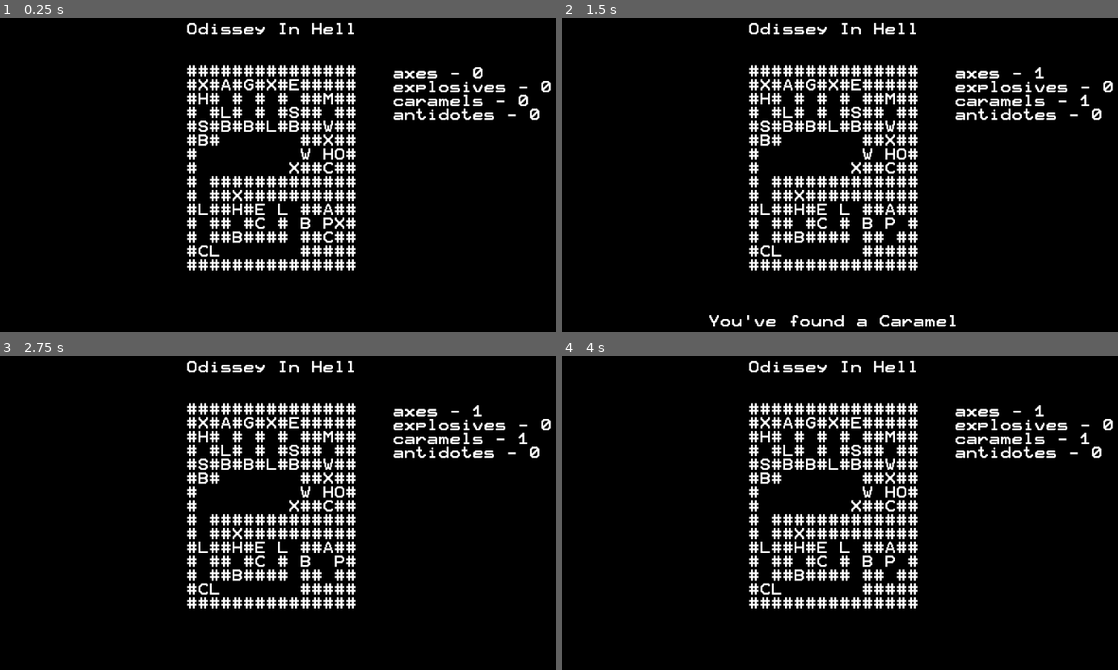
Above: before the commit, frames 1-4 (two rows, left to right).
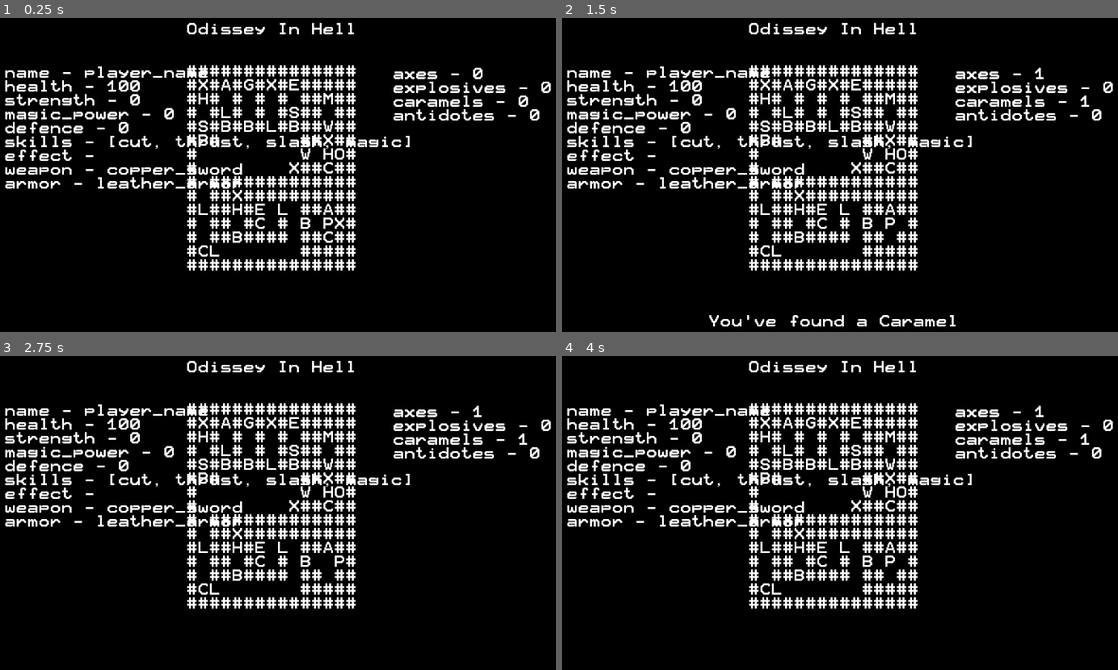
Above: after the commit, the same moments.

Repository: Dukebot/Odissey-in-Hell
Game: Godot game, scene res://src/Main.tscn
Same seed, same stepped clock (60 frames per second), same inputs: the game is played once before the commit and once after it.
Inputs:
- Up to frame 1 (0.25 s): no input
- Up to frame 2 (1.5 s): tap Enter at 0.5 s; hold Right (move_right) 0.53-1.28 s; tap N (no) at 0.6 s; tap Y (yes) at 0.8, 1.35 s; tap Space at 1.25 s; hold Down (move_down) from 1.28 s (still down)
- Up to frame 3 (2.75 s): tap N (no) at 1.55, 2.1 s; tap Enter at 2 s; release Down (move_down) at 2.03 s; hold Right (move_right) from 2.03 s (still down); tap Y (yes) at 2.3 s
- Up to frame 4 (4 s): tap Space at 2.75 s; release Right (move_right) at 2.78 s; hold Up (move_up) 2.78-3.53 s; tap Y (yes) at 2.85, 3.8 s; tap N (no) at 3.05, 3.6 s; tap Enter at 3.5 s; hold Left (move_left) from 3.53 s (still down)

The runs differ from the first frame. In frame 1, 5.1% of the frame differs, in the area x 0-100%, y 15-55%; in frame 2, 5.1%; in frame 3, 5.1%; in frame 4, 5.1%.

Commit message:
Refactor

Diff:
--- a/game_data/skills.json
+++ b/json/skills.json
@@ -5,105 +5,105 @@
 		"is_magic": false,
 		"accuracy": 1.0,
 		"effect": ""
-	}
+	},
 	"thrust": {
 		"name": "Thrust",
 		"power": 15,
 		"is_magic": false,
 		"accuracy": 0.85,
 		"effect": ""
-	}
+	},
 	"slash": {
 		"name": "Slash",
 		"power": 40,
 		"is_magic": false,
 		"accuracy": 0.55,
 		"effect": ""
-	}
+	},
 	"magic": {
 		"name": "Magic",
 		"power": 60,
 		"is_magic": true,
 		"accuracy": 0.90,
 		"effect": ""
-	}
+	},
 	"spit": {
 		"name": "Spit",
 		"power": 0,
 		"is_magic": false,
 		"accuracy": 0.50,
 		"effect": "poison"
-	}
+	},
 	"scratch": {
 		"name": "Scratch",
 		"power": 7,
 		"is_magic": false,
 		"accuracy": 0.80,
 		"effect": ""
-	}
+	},
 	"black_magic": {
 		"name": "Black Magic",
 		"power": 10,
 		"is_magic": true,
 		"accuracy": 0.75,
 		"effect": ""
-	}
+	},
 	"kiss": {
 		"name": "Kiss",
 		"power": 0,
 		"is_magic": true,
 		"accuracy": 0.50,
 		"effect": "paralysis"
-	}
+	},
 	"knives": {
 		"name": "Knives",
 		"power": 10,
 		"is_magic": false,
 		"accuracy": 0.80,
 		"effect": ""
-	}
+	},
 	"fireball": {
 		"name": "Fireball",
 		"power": 15,
 		"is_magic": true,
 		"accuracy": 0.75,
 		"effect": ""
-	}
+	},
 	"electroshock": {
 		"name": "Electroshock",
 		"power": 0,
 		"is_magic": true,
 		"accuracy": 0.50,
 		"effect": "stun"
-	}
+	},
 	"shot": {
 		"name": "Shot",
 		"power": 20,
 		"is_magic": false,
 		"accuracy": 0.80,
 		"effect": ""
-	}
+	},
 	"lightning": {
 		"name": "Lightning",
 		"power": 25,
 		"is_magic": true,
 		"accuracy": 0.75,
 		"effect": ""
-	}
+	},
 	"heal": {
 		"name": "Heal",
 		"power": 75,
 		"is_magic": true,
 		"accuracy": 1.0,
 		"effect": ""
-	}
+	},
 	"mace": {
 		"name": "Mace",
 		"power": 30,
 		"is_magic": false,
 		"accuracy": 0.80,
 		"effect": ""
-	}
+	},
 	"death_dance": {
 		"name": "Death Dance",
 		"power": 40,
--- a/project.godot
+++ b/project.godot
@@ -10,12 +10,36 @@
 
 _global_script_classes=[ {
 "base": "Node",
+"class": "CombatState",
+"language": "GDScript",
+"path": "res://src/CombatState.gd"
+}, {
+"base": "Node",
+"class": "Drawer",
+"language": "GDScript",
+"path": "res://src/Draw.gd"
+}, {
+"base": "Node",
 "class": "GameData",
 "language": "GDScript",
-"path": "res://src/GameData.gd"
+"path": "res://src/game_data/GameData.gd"
+}, {
+"base": "Node",
+"class": "MoveState",
+"language": "GDScript",
+"path": "res://src/MoveState.gd"
+}, {
+"base": "Node",
+"class": "UseItemState",
+"language": "GDScript",
+"path": "res://src/UseItemState.gd"
 } ]
 _global_script_class_icons={
-"GameData": ""
+"CombatState": "",
+"Drawer": "",
+"GameData": "",
+"MoveState": "",
+"UseItemState": ""
 }
 
 [application]
@@ -26,7 +50,7 @@
 
 [autoload]
 
-Utils="*res://src/Utils.gd"
+Utils="*res://src/singletons/Utils.gd"
 
 [gui]
 
--- /dev/null
+++ b/src/CombatState.gd
@@ -0,0 +1,47 @@
+class_name CombatState extends Node
+
+var fight_current_turn = 0
+var fight_current_enemy = {}
+
+var player
+var skills
+
+onready var main = get_parent()
+
+
+func init():
+	player = main.player
+	skills = main.skills
+
+
+func process_state() -> void:
+	print("I am on combat state")
+	if fight_current_turn == 0:
+		print("Player attacks")
+
+		var text = "Select your attack:"
+		for skill in player["skills"]:
+			text += "\n" + skill
+		main.show_message(text)
+
+		var skill_key
+
+		if Input.is_action_just_pressed("skill_1"):
+			skill_key = player["skills"][0]
+		elif Input.is_action_just_pressed("skill_2"):
+			skill_key = player["skills"][1]
+		elif Input.is_action_just_pressed("skill_3"):
+			skill_key = player["skills"][2]
+
+		if skill_key:
+			var skill = skills[skill_key]
+			fight_current_enemy["healh"] = fight_current_enemy["health"] - player["strength"] + skill["power"] - fight_current_enemy["defense"]
+	else:
+		print("Enemy turn...")
+		var enemy_skill_keys = fight_current_enemy["skills"]
+		var rand_skill_index = Utils.get_random_array_index(enemy_skill_keys)
+		var skill_key = enemy_skill_keys[rand_skill_index]
+		var skill = skills[skill_key]
+
+		player["healh"] = player["health"] - fight_current_enemy["strength"] + skill["power"] - player["defense"]
+		pass
--- /dev/null
+++ b/src/Draw.gd
@@ -0,0 +1,31 @@
+class_name Drawer extends Node
+
+
+onready var main = get_parent()
+
+
+func draw() -> void:
+	draw_map(main.map_label, main.map)
+	draw_player_stats(main.player_stats_label, main.player)
+	draw_inventory(main.inventory_items_label, main.inventory)
+
+
+func draw_map(map_label, map):
+	map_label.text = ""
+	for i in map.size():
+		for j in map[i].size():
+			map_label.text += map[i][j]
+			if j == map.size() - 1:
+				map_label.text += "\n"
+
+
+func draw_player_stats(player_stats_label, player):
+	player_stats_label.text = ""
+	for key in player.keys():
+		player_stats_label.text += key + " - " + str(player[key]) + "\n"
+
+
+func draw_inventory(inventory_items_label, inventory):
+	inventory_items_label.text = ""
+	for key in inventory.keys():
+		inventory_items_label.text += key + " - " + str(inventory[key]) + "\n"
--- a/src/GameData.gd
+++ /dev/null
@@ -1,20 +0,0 @@
-class_name GameData extends Node
-
-onready var map = get_json_result("game_data/map.json")
-onready var characters = get_json_result("game_data/characters.json")
-onready var inventory = get_json_result("game_data/inventory.json")
-onready var items = get_json_result("game_data/items.json")
-onready var skills = get_json_result("game_data/skills.json")
-
-
-func _ready():
-	print(map)
-
-
-static func get_json_result(json_path: String):
-	var file = File.new()
-	file.open(json_path, file.READ)
-	var json_string = file.get_as_text()
-	var json_result = JSON.parse(json_string).result
-	file.close()
-	return json_result
--- a/src/Main.gd
+++ b/src/Main.gd
@@ -4,19 +4,17 @@
 
 var game_state = GameState.MOVE
 
-var player_x: int
-var player_y: int
+onready var game_data = $GameData
+onready var drawer = $Drawer
 
-var use_item: String = ""
-var use_item_x: int
-var use_item_y: int
-
-var fight_current_turn = 0
-var fight_current_enemy = {}
-
-onready var game_data = $GameData
+onready var move_state = $MoveState
+onready var use_item_state = $UseItemState
+onready var combat_state = $CombatState
 
 onready var map_label = $MapLabel
+onready var player_stats_label = $PlayerStats
+onready var inventory_items_label = $InventoryItems
+
 onready var text_output_label = $TextOutput
 
 onready var map = game_data.map
@@ -28,192 +26,37 @@
 
 
 func _ready():
-	draw_map()
-	init_player_position()
-
-
-func draw_map():
-	map_label.text = ""
-	for i in map.size():
-		for j in map[i].size():
-			map_label.text += map[i][j]
-			if j == map.size() - 1:
-				map_label.text += "\n"
-
-	var inventory_items_label = $InventoryItems
-	inventory_items_label.text = ""
-	for key in inventory.keys():
-		inventory_items_label.text += key + " - " + str(inventory[key]) + "\n"
-
-
-func init_player_position():
-	for i in map.size():
-		for j in map[i].size():
-			if map[i][j] == "P":
-				player_x = i
-				player_y = j
+	move_state.init()
+	use_item_state.init()
+	combat_state.init()
+	drawer.draw()
 
 
 func _process(delta):
 	if game_state == GameState.MOVE:
-		move_state()
+		move_state.process_state()
 	elif game_state == GameState.USE_ITEM:
-		use_item_state()
+		use_item_state.process_state()
 	elif game_state == GameState.COMBAT:
-		combat_state()
+		combat_state.process_state()
+	drawer.draw()
 
 
-func move_state():
-	if Input.is_action_just_pressed("move_up"):
-		move(player_x - 1, player_y)
-	elif Input.is_action_just_pressed("move_down"):
-		move(player_x + 1, player_y)
-	elif Input.is_action_just_pressed("move_left"):
-		move(player_x, player_y - 1)
-	elif Input.is_action_just_pressed("move_right"):
-		move(player_x, player_y + 1)
-
-
-func use_item_state():
-	if Input.is_action_just_pressed("yes"):
-		inventory[use_item] -= 1
-
-		if map[use_item_x][use_item_y] == "B":
-			map[use_item_x][use_item_y] = " "
-			show_message("You destroy the Barred Door with your Ax")
-
-		elif map[use_item_x][use_item_y] == "W":
-			map[use_item_x][use_item_y] = " "
-			show_message("You destroy the Cracked Wall with your Explosive")
-
-		game_state = GameState.MOVE
-		draw_map()
-
-	elif Input.is_action_just_pressed("no"):
-		show_message("")
-		game_state = GameState.MOVE
-
-
-func combat_state():
-	if fight_current_turn == 0:
-		var text = "Select your attack:"
-		for skill in player["skills"]:
-			text += "\n" + skill
-		show_message(text)
-		if Input.is_action_just_pressed("skill_1"):
-			pass
-		elif Input.is_action_just_pressed("skill_2"):
-			pass
-		elif Input.is_action_just_pressed("skill_3"):
-			pass
-	else:
-		print("Enemy turn...")
-		var enemy_skill_keys = fight_current_enemy["skills"]
-		var rand_skill_index = Utils.get_random_array_index(enemy_skill_keys)
-		var skill_key = enemy_skill_keys[rand_skill_index]
-		var skill = skills[skill_key]
-
-		player["healh"] = player["health"] - fight_current_enemy["strength"] + skill["power"] - player["defense"]
-		pass
-
-
-func move(x, y):
-	#Basic Movement
-	if map[x][y] == "#":
-		show_message("You smash your face against a wall")
-	elif map[x][y] == " ":
-		set_player_pos(x, y)
-		show_message("")
-
-	#Grab item movement
-	elif map[x][y] == "X":
-		inventory["axes"] += 1
-		map[x][y] = " "
-		show_message("You've found an Ax")
-
-	elif map[x][y] == "A":
-		inventory["antidotes"] += 1
-		map[x][y] = " "
-		show_message("You've found an Antidote")
-
-	elif map[x][y] == "C":
-		inventory["caramels"] += 1
-		map[x][y] = " "
-		show_message("You've found a Caramel")
-
-	elif map[x][y] == "E":
-		inventory["explosives"] += 1
-		map[x][y] = " "
-		show_message("You've found an Explosive")
-
-	elif map[x][y] == "M":
-		player["weapon"] = "masamune"
-		map[x][y] = " "
-		show_message("You've found the Masamune!")
-
-	elif map[x][y] == "O":
-		player["armor"] = "onyx_armor"
-		map[x][y] = " "
-		show_message("You've found the Onyx Armor!")
-
-	elif map[x][y] == "N":
-		player["weapon"] = "necronomicon"
-		map[x][y] = " "
-		show_message("You've found the Necronomicon!")
-
-	#Use item
-	elif map[x][y] == "B":
-		if inventory["axes"] > 0:
-			show_message("Do you want to use an Ax to destroy the Barred Door?\n\nY/N")
-			set_use_item_state("axes", x, y)
-		else:
-			show_message("You need an Ax to destroy a Barred Door")
-
-	elif map[x][y] == "W":
-		if inventory["explosives"] > 0:
-			show_message("Do you want to use an Explosive to destroy the Cracked Wall?\n\nY/N")
-			set_use_item_state("explosives", x, y)
-		else:
-			show_message("You need an Explosive to destroy a Cracked Wall")
-
-	#Enemy combat
-	elif map[x][y] == "L":
-		show_message("TODO combat with enemy")
-		map[x][y] = " "
-
-	elif map[x][y] == "S":
-		show_message("TODO combat with enemy")
-		map[x][y] = " "
-
-	elif map[x][y] == "H":
-		show_message("TODO combat with enemy")
-		map[x][y] = " "
-
-	elif map[x][y] == "G":
-		show_message("TODO combat with enemy")
-		map[x][y] = " "
-
-	draw_map()
-
-
-func set_player_pos(x: int, y: int) -> void:
-	map[player_x][player_y] = " "
-	map[x][y] = "P"
-	player_x = x
-	player_y = y
+func set_move_state():
+	game_state = GameState.MOVE
 
 
 func set_use_item_state(item_name: String, target_x: int, target_y: int) -> void:
 	game_state = GameState.USE_ITEM
-	use_item = item_name
-	use_item_x = target_x
-	use_item_y = target_y
+	use_item_state.use_item = item_name
+	use_item_state.use_item_x = target_x
+	use_item_state.use_item_y = target_y
 
 
-func set_combat_state(enemy_key: String):
-	game_state = GameState.USE_ITEM
-	fight_current_enemy = 0
-	fight_current_enemy = characters[enemy_key].duplicate()
+func set_combat_state(enemy_key: String) -> void:
+	game_state = GameState.COMBAT
+	combat_state.fight_current_turn = 0
+	combat_state.fight_current_enemy = characters[enemy_key].duplicate()
 
 
 func show_message(text: String) -> void:
--- a/src/Main.tscn
+++ b/src/Main.tscn
@@ -1,7 +1,11 @@
-[gd_scene load_steps=3 format=2]
+[gd_scene load_steps=7 format=2]
 
 [ext_resource path="res://src/Main.gd" type="Script" id=1]
-[ext_resource path="res://src/GameData.gd" type="Script" id=2]
+[ext_resource path="res://src/game_data/GameData.tscn" type="PackedScene" id=2]
+[ext_resource path="res://src/Draw.gd" type="Script" id=3]
+[ext_resource path="res://src/UseItemState.gd" type="Script" id=4]
+[ext_resource path="res://src/MoveState.gd" type="Script" id=5]
+[ext_resource path="res://src/CombatState.gd" type="Script" id=6]
 
 [node name="Main" type="Control"]
 anchor_right = 1.0
@@ -11,8 +15,19 @@
 "_edit_use_anchors_": false
 }
 
-[node name="GameData" type="Node" parent="."]
-script = ExtResource( 2 )
+[node name="GameData" parent="." instance=ExtResource( 2 )]
+
+[node name="Drawer" type="Node" parent="."]
+script = ExtResource( 3 )
+
+[node name="MoveState" type="Node" parent="."]
+script = ExtResource( 5 )
+
+[node name="UseItemState" type="Node" parent="."]
+script = ExtResource( 4 )
+
+[node name="CombatState" type="Node" parent="."]
+script = ExtResource( 6 )
 
 [node name="GameTitle" type="Label" parent="."]
 margin_right = 1024.0
@@ -49,6 +64,18 @@
 
 [node name="InventoryItems" type="Label" parent="."]
 margin_left = 704.0
-margin_top = 128.0
+margin_top = 129.0
 margin_right = 896.0
-margin_bottom = 448.0
+margin_bottom = 449.0
+__meta__ = {
+"_edit_use_anchors_": false
+}
+
+[node name="PlayerStats" type="Label" parent="."]
+margin_left = 89.0
+margin_top = 127.0
+margin_right = 281.0
+margin_bottom = 447.0
+__meta__ = {
+"_edit_use_anchors_": false
+}
--- /dev/null
+++ b/src/MoveState.gd
@@ -0,0 +1,122 @@
+class_name MoveState extends Node
+
+var player_x: int
+var player_y: int
+
+var map
+var player
+var inventory
+
+onready var main = get_parent()
+
+
+func init():
+	map = main.map
+	player = main.player
+	inventory = main.inventory
+
+	for i in map.size():
+		for j in map[i].size():
+			if map[i][j] == "P":
+				player_x = i
+				player_y = j
+
+
+func process_state() -> void:
+	if Input.is_action_just_pressed("move_up"):
+		move(player_x - 1, player_y)
+	elif Input.is_action_just_pressed("move_down"):
+		move(player_x + 1, player_y)
+	elif Input.is_action_just_pressed("move_left"):
+		move(player_x, player_y - 1)
+	elif Input.is_action_just_pressed("move_right"):
+		move(player_x, player_y + 1)
+
+
+func move(x: int, y: int) -> void:
+	#Basic Movement
+	if map[x][y] == "#":
+		show_message("You smash your face against a wall")
+	elif map[x][y] == " ":
+		set_player_pos(x, y)
+		show_message("")
+
+	#Grab item
+	elif map[x][y] == "X":
+		inventory["axes"] += 1
+		map[x][y] = " "
+		show_message("You've found an Ax")
+
+	elif map[x][y] == "A":
+		inventory["antidotes"] += 1
+		map[x][y] = " "
+		show_message("You've found an Antidote")
+
+	elif map[x][y] == "C":
+		inventory["caramels"] += 1
+		map[x][y] = " "
+		show_message("You've found a Caramel")
+
+	elif map[x][y] == "E":
+		inventory["explosives"] += 1
+		map[x][y] = " "
+		show_message("You've found an Explosive")
+
+	elif map[x][y] == "M":
+		player["weapon"] = "masamune"
+		map[x][y] = " "
+		show_message("You've found the Masamune!")
+
+	elif map[x][y] == "O":
+		player["armor"] = "onyx_armor"
+		map[x][y] = " "
+		show_message("You've found the Onyx Armor!")
+
+	elif map[x][y] == "N":
+		player["weapon"] = "necronomicon"
+		map[x][y] = " "
+		show_message("You've found the Necronomicon!")
+
+	#Use item
+	elif map[x][y] == "B":
+		if inventory["axes"] > 0:
+			show_message("Do you want to use an Ax to destroy the Barred Door?\n\nY/N")
+			main.set_use_item_state("axes", x, y)
+		else:
+			show_message("You need an Ax to destroy a Barred Door")
+
+	elif map[x][y] == "W":
+		if inventory["explosives"] > 0:
+			show_message("Do you want to use an Explosive to destroy the Cracked Wall?\n\nY/N")
+			main.set_use_item_state("explosives", x, y)
+		else:
+			show_message("You need an Explosive to destroy a Cracked Wall")
+
+	#Enemy combat
+	elif map[x][y] == "L":
+		#show_message("TODO combat with enemy")
+		#map[x][y] = " "
+		main.set_combat_state("lesser_demon")
+
+	elif map[x][y] == "S":
+		show_message("TODO combat with enemy")
+		map[x][y] = " "
+
+	elif map[x][y] == "H":
+		show_message("TODO combat with enemy")
+		map[x][y] = " "
+
+	elif map[x][y] == "G":
+		show_message("TODO combat with enemy")
+		map[x][y] = " "
+
+
+func set_player_pos(x: int, y: int) -> void:
+	map[player_x][player_y] = " "
+	map[x][y] = "P"
+	player_x = x
+	player_y = y
+
+
+func show_message(text: String) -> void:
+	main.show_message(text)
--- /dev/null
+++ b/src/UseItemState.gd
@@ -0,0 +1,34 @@
+class_name UseItemState extends Node
+
+var use_item: String = ""
+var use_item_x: int
+var use_item_y: int
+
+var map
+var inventory
+
+onready var main = get_parent()
+
+
+func init():
+	map = main.map
+	inventory = main.inventory
+
+
+func process_state() -> void:
+	if Input.is_action_just_pressed("yes"):
+		inventory[use_item] -= 1
+
+		if map[use_item_x][use_item_y] == "B":
+			map[use_item_x][use_item_y] = " "
+			main.show_message("You destroy the Barred Door with your Ax")
+
+		elif map[use_item_x][use_item_y] == "W":
+			map[use_item_x][use_item_y] = " "
+			main.show_message("You destroy the Cracked Wall with your Explosive")
+
+		main.set_move_state()
+
+	elif Input.is_action_just_pressed("no"):
+		main.show_message("")
+		main.set_move_state()
--- a/src/Utils.gd
+++ /dev/null
@@ -1,5 +0,0 @@
-extends Node
-
-static func get_random_array_index(array: Array) -> int:
-	var rand_index: int = randi() % array.size()
-	return rand_index
--- /dev/null
+++ b/src/game_data/Characters.gd
@@ -0,0 +1,61 @@
+extends Node
+
+
+func get_data():
+	return {
+		"player": {
+			"name": "player_name",
+			"health": 100,
+			"strength": 0,
+			"magic_power": 0,
+			"defence": 0,
+			"skills": ["cut", "thrust", "slash", "magic"],
+			"effect": "",
+			"weapon": "copper_sword",
+			"armor": "leather_armor"
+		},
+		"lesser_demon": {
+			"name": "Lesser Demon",
+			"health": 50,
+			"strength": 5,
+			"magic_power": 5,
+			"defence": 5,
+			"skills": ["spit", "black_magic", "scratch"],
+			"effect": "poison",
+			"weapon": "",
+			"armor": ""
+		},
+		"succubus": {
+			"name": "Succubus",
+			"health": 100,
+			"strength": 15,
+			"magic_power": 20,
+			"defence": 10,
+			"skills": ["kiss", "knives", "fireball"],
+			"effect": "paralysis",
+			"weapon": "",
+			"armor": ""
+		},
+		"hell_prision_ward": {
+			"name": "Hell Prision Guard",
+			"health": 170,
+			"strength": 30,
+			"magic_power": 45,
+			"defence": 20,
+			"skills": ["electroshock", "shot", "lightning"],
+			"effect": "stun",
+			"weapon": "",
+			"armor": ""
+		},
+		"gaahl": {
+			"name": "Gaahl",
+			"health": 255,
+			"strength": 50,
+			"magic_power": 60,
+			"defence": 30,
+			"skills": ["death_dance", "mace", "heal"],
+			"effect": "",
+			"weapon": "",
+			"armor": ""
+		}
+	}
--- /dev/null
+++ b/src/game_data/GameData.gd
@@ -0,0 +1,8 @@
+class_name GameData extends Node
+
+
+onready var map = $Map.get_data()
+onready var characters = $Characters.get_data()
+onready var inventory = $Inventory.get_data()
+onready var items = $Items.get_data()
+onready var skills = $Skills.get_data()
--- /dev/null
+++ b/src/game_data/GameData.tscn
@@ -0,0 +1,26 @@
+[gd_scene load_steps=7 format=2]
+
+[ext_resource path="res://src/game_data/GameData.gd" type="Script" id=1]
+[ext_resource path="res://src/game_data/Map.gd" type="Script" id=2]
+[ext_resource path="res://src/game_data/Characters.gd" type="Script" id=3]
+[ext_resource path="res://src/game_data/Inventory.gd" type="Script" id=4]
+[ext_resource path="res://src/game_data/Items.gd" type="Script" id=5]
+[ext_resource path="res://src/game_data/Skills.gd" type="Script" id=6]
+
+[node name="GameData" type="Node"]
+script = ExtResource( 1 )
+
+[node name="Map" type="Node" parent="."]
+script = ExtResource( 2 )
+
+[node name="Characters" type="Node" parent="."]
+script = ExtResource( 3 )
+
+[node name="Inventory" type="Node" parent="."]
+script = ExtResource( 4 )
+
+[node name="Items" type="Node" parent="."]
+script = ExtResource( 5 )
+
+[node name="Skills" type="Node" parent="."]
+script = ExtResource( 6 )
--- /dev/null
+++ b/src/game_data/Inventory.gd
@@ -0,0 +1,10 @@
+extends Node
+
+
+func get_data():
+	return {
+		"axes": 0,
+		"explosives": 0,
+		"caramels": 0,
+		"antidotes": 0
+	}
--- /dev/null
+++ b/src/game_data/Items.gd
@@ -0,0 +1,34 @@
+extends Node
+
+
+func get_data():
+	return {
+		"copper_sword": {
+			"name": "Copper Sword",
+			"effect": [
+				["strength", 10]
+			],
+			"interaction": ""
+		},
+		"masamune": {
+			"name": "Masamune",
+			"effect": [
+				["strength", 30]
+			],
+			"interaction": "There's a KATANA on a pedestal. You throw your SWORD and take the KATANA, your attack increases considerably."
+		},
+		"leather_armor": {
+			"name": "Leather Armor",
+			"effect": [
+				["deffence", 5]
+			],
+			"interaction": ""
+		},
+		"onyx_armor": {
+			"name": "Onyx Armor",
+			"effect": [
+				["deffence", 15]
+			],
+			"interaction": "There's an ARMOUR on the floor. You throw your ARMOUR and take the other one, your defence increases considerably."
+		}
+	}
--- /dev/null
+++ b/src/game_data/Map.gd
@@ -0,0 +1,21 @@
+extends Node
+
+
+func get_data():
+	return [
+		["#", "#", "#", "#", "#", "#", "#", "#", "#", "#", "#", "#", "#", "#", "#"],
+		["#", "X", "#", "A", "#", "G", "#", "X", "#", "E", "#", "#", "#", "#", "#"],
+		["#", "H", "#", " ", "#", " ", "#", " ", "#", " ", "#", "#", "M", "#", "#"],
+		["#", " ", "#", "L", "#", " ", "#", " ", "#", "S", "#", "#", " ", "#", "#"],
+		["#", "S", "#", "B", "#", "B", "#", "L", "#", "B", "#", "#", "W", "#", "#"],
+		["#", "B", "#", " ", " ", " ", " ", " ", " ", " ", "#", "#", "X", "#", "#"],
+		["#", " ", " ", " ", " ", " ", " ", " ", " ", " ", "W", " ", "H", "O", "#"],
+		["#", " ", " ", " ", " ", " ", " ", " ", " ", "X", "#", "#", "C", "#", "#"],
+		["#", " ", "#", "#", "#", "#", "#", "#", "#", "#", "#", "#", "#", "#", "#"],
+		["#", " ", "#", "#", "X", "#", "#", "#", "#", "#", "#", "#", "#", "#", "#"],
+		["#", "L", "#", "#", "H", "#", "E", " ", "L", " ", "#", "#", "A", "#", "#"],
+		["#", " ", "#", "#", " ", "#", "C", " ", "#", " ", "B", " ", "P", "X", "#"],
+		["#", " ", "#", "#", "B", "#", "#", "#", "#", " ", "#", "#", "C", "#", "#"],
+		["#", "C", "L", " ", " ", " ", " ", " ", " ", " ", "#", "#", "#", "#", "#"],
+		["#", "#", "#", "#", "#", "#", "#", "#", "#", "#", "#", "#", "#", "#", "#"],
+	]
--- /dev/null
+++ b/src/game_data/Skills.gd
@@ -0,0 +1,118 @@
+extends Node
+
+
+func get_data():
+	return {
+		"cut": {
+			"name": "Cut",
+			"power": 5,
+			"is_magic": false,
+			"accuracy": 1.0,
+			"effect": ""
+		},
+		"thrust": {
+			"name": "Thrust",
+			"power": 15,
+			"is_magic": false,
+			"accuracy": 0.85,
+			"effect": ""
+		},
+		"slash": {
+			"name": "Slash",
+			"power": 40,
+			"is_magic": false,
+			"accuracy": 0.55,
+			"effect": ""
+		},
+		"magic": {
+			"name": "Magic",
+			"power": 60,
+			"is_magic": true,
+			"accuracy": 0.90,
+			"effect": ""
+		},
+		"spit": {
+			"name": "Spit",
+			"power": 0,
+			"is_magic": false,
+			"accuracy": 0.50,
+			"effect": "poison"
+		},
+		"scratch": {
+			"name": "Scratch",
+			"power": 7,
+			"is_magic": false,
+			"accuracy": 0.80,
+			"effect": ""
+		},
+		"black_magic": {
+			"name": "Black Magic",
+			"power": 10,
+			"is_magic": true,
+			"accuracy": 0.75,
+			"effect": ""
+		},
+		"kiss": {
+			"name": "Kiss",
+			"power": 0,
+			"is_magic": true,
+			"accuracy": 0.50,
+			"effect": "paralysis"
+		},
+		"knives": {
+			"name": "Knives",
+			"power": 10,
+			"is_magic": false,
+			"accuracy": 0.80,
+			"effect": ""
+		},
+		"fireball": {
+			"name": "Fireball",
+			"power": 15,
+			"is_magic": true,
+			"accuracy": 0.75,
+			"effect": ""
+		},
+		"electroshock": {
+			"name": "Electroshock",
+			"power": 0,
+			"is_magic": true,
+			"accuracy": 0.50,
+			"effect": "stun"
+		},
+		"shot": {
+			"name": "Shot",
+			"power": 20,
+			"is_magic": false,
+			"accuracy": 0.80,
+			"effect": ""
+		},
+		"lightning": {
+			"name": "Lightning",
+			"power": 25,
+			"is_magic": true,
+			"accuracy": 0.75,
+			"effect": ""
+		},
+		"heal": {
+			"name": "Heal",
+			"power": 75,
+			"is_magic": true,
+			"accuracy": 1.0,
+			"effect": ""
+		},
+		"mace": {
+			"name": "Mace",
+			"power": 30,
+			"is_magic": false,
+			"accuracy": 0.80,
+			"effect": ""
+		},
+		"death_dance": {
+			"name": "Death Dance",
+			"power": 40,
+			"is_magic": true,
+			"accuracy": 0.75,
+			"effect": ""
+		}
+	}
--- /dev/null
+++ b/src/singletons/Utils.gd
@@ -0,0 +1,14 @@
+extends Node
+
+static func get_random_array_index(array: Array) -> int:
+	var rand_index: int = randi() % array.size()
+	return rand_index
+
+
+static func get_json_result(json_path: String):
+	var file = File.new()
+	file.open(json_path, file.READ)
+	var json_string = file.get_as_text()
+	var json_result = JSON.parse(json_string).result
+	file.close()
+	return json_result
Not shown, changed: export_presets.cfg
Renamed: game_data/characters.json -> json/characters.json
Renamed: game_data/inventory.json -> json/inventory.json
Renamed: game_data/items.json -> json/items.json
Renamed: game_data/map.json -> json/map.json
Renamed: game_data/map_square_types.json -> json/map_square_types.json
